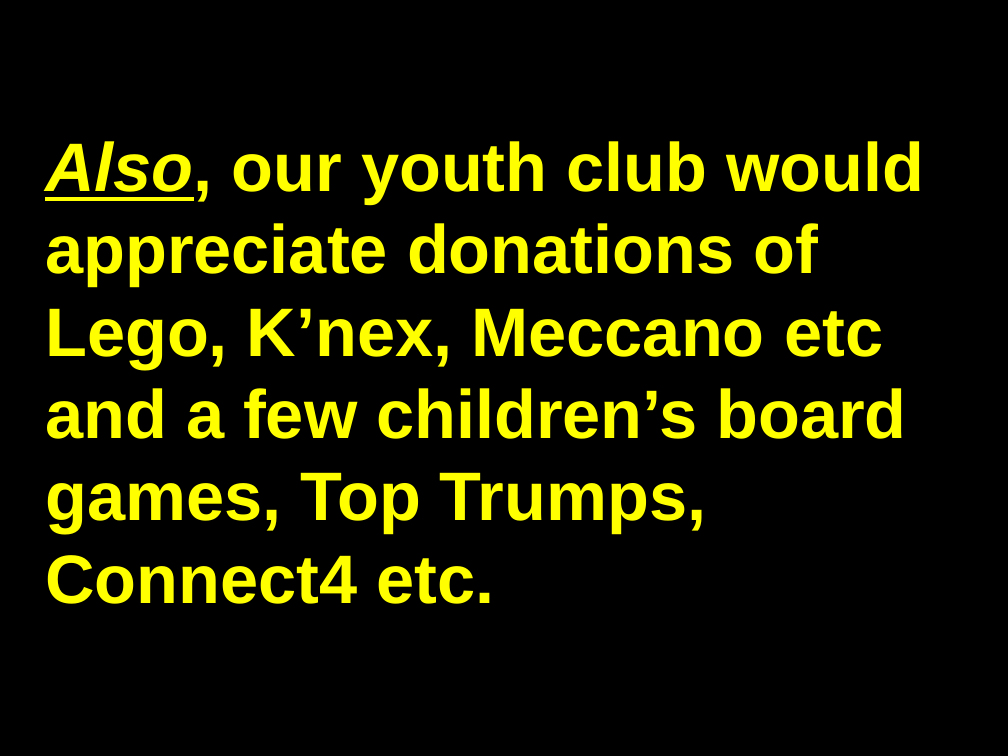
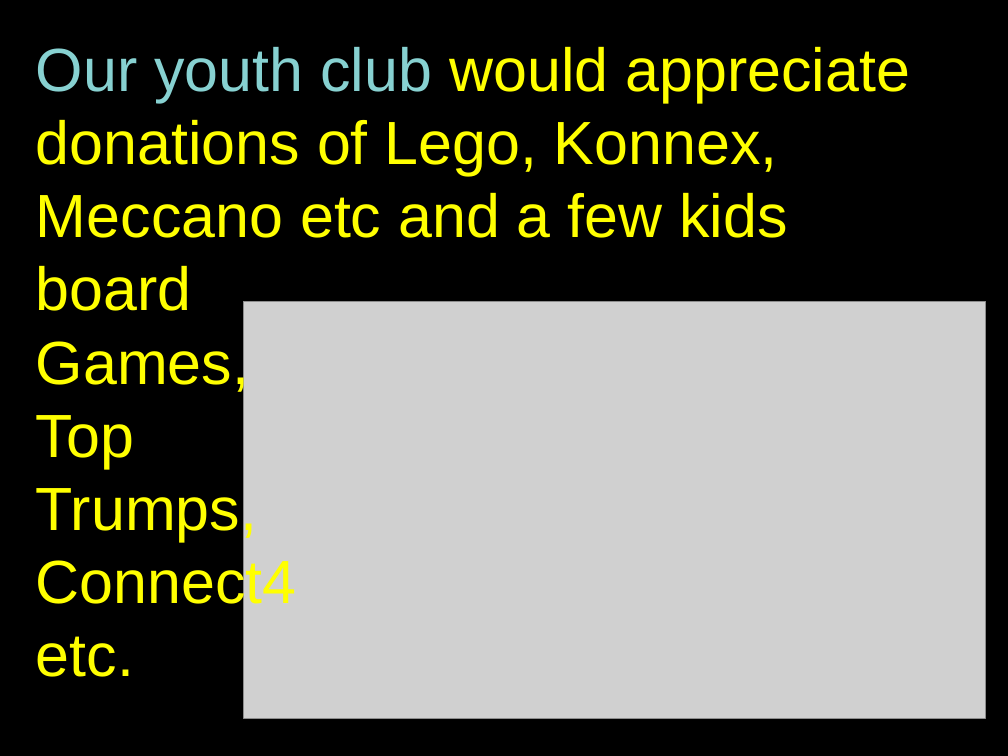
Before and after one commit to martinforsyth/bsuc-audio-visual, a slide deck: slide 23 of resources/presentations/impress/welcome.dark.background.odp (slide 27 before the commit). Drawn at 1008x756 pixels with LibreOffice and Linux fonts; fonts in the diff are those of the drawing; grey boxes stand for pictures. Boxes give left, top, right and bottom in pixels: in the first picture for what was removed or moved away, otherwise in the second. Text is boxed around its words. In the diff, an @@ line names an element or a change of style, - is before the commit and + after.

```diff
--- a/resources/presentations/impress/welcome.dark.background.odp
+++ b/resources/presentations/impress/welcome.dark.background.odp
@@ text at bbox=[36, 46, 909, 614]: text changed; size 54 to 48 pt; bold off @@
-Also, our youth club would appreciate donations of Lego, K’nex, Meccano etc and a few children’s board games, Top Trumps, Connect4 etc.
+Our youth club would appreciate donations of Lego, Konnex, Meccano etc and a few kids
+board
+Games,
+Top
+Trumps,
+Connect4
+etc.
@@ picture added at bbox=[243, 301, 986, 718] @@
```
Also in this commit, not shown: 11 other slides changed, 2 slides added, 5 slides removed, 1 other file.
